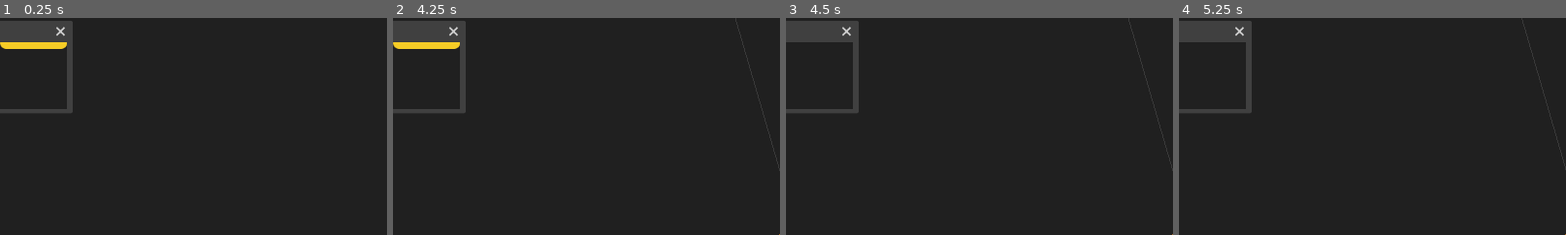
Above: before the commit, frames 1-4 (left to right).
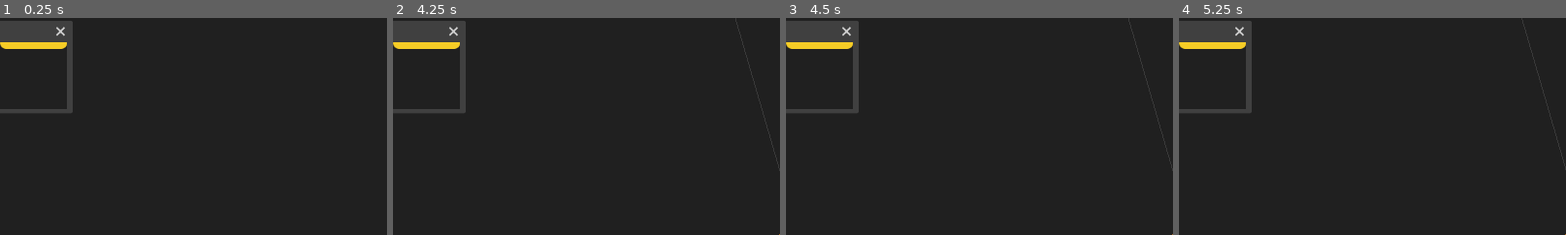
Above: after the commit, the same moments.

Repository: Y-o-p/gizmo
Game: Godot game, scene res://scenes/main.tscn
The game is run twice, just before and just after one commit, with the same random seed, the same clock (stepped at 60 frames per second) and the same inputs.
Inputs (mouse positions are % of the whole screen's width and height, from its top left):
- Up to frame 1 (0.25 s): no input
- Up to frame 2 (4.25 s): tap Enter at 0.5, 2, 3.5 s; move the mouse to (72, 45) at 0.52 s; hold Up (ui_up) 0.53-1.28 s; hold M (macro) 0.53-1.28 s; click (72, 45) at 0.67 s; tap Space (swap_projection) at 1.25, 2.75 s; move the mouse to (30, 55) at 1.27 s; hold Down (ui_down) 1.28-2.03 s; tap M (macro) at 1.35, 2.3, 3.05, 3.8 s; move the mouse to (60, 28) at 2.02 s; hold Middle mouse button (rotate_mode) 2.03-2.78 s; hold Up (ui_up) 2.03-3.53 s; move the mouse to (49, 52) at 2.77 s; click (49, 52) at 2.85 s; move the mouse to (80, 65) at 3.52 s; hold Down (ui_down) from 3.53 s (still down); hold Space (swap_projection) from 3.53 s (still down)
- Up to frame 3 (4.5 s): keep holding Down (ui_down); move the mouse to (20, 35) at 4.27 s; release Space (swap_projection) at 4.28 s; tap Z (undo_command) at 4.35 s
- Up to frame 4 (5.25 s): keep holding Down (ui_down); tap M (macro) at 4.55 s; move the mouse to (55, 50) at 5.02 s; hold M (macro) from 5.03 s (still down); tap Mouse wheel up (zoom_in) at 5.1 s; click (55, 50) at 5.17 s
The pictures show only the part of the screen within x 0-50%, y 0-50%; the shares and areas given below are measured in that part.

Frames 1-2 are identical in both runs. In frame 3, 0.5% of the frame differs, in the area x 0-18%, y 11-15%; in frame 4, 0.5%.

Commit message:
[#27] Can now insert a node in the command stack.

Diff:
--- a/gizmo/scripts/command.gd
+++ b/gizmo/scripts/command.gd
@@ -10,6 +10,7 @@
 
 var stack: CommandStack = preload("res://resources/cube.tres")
 var commands: Array = []
+var finish_line: int = 1
 var macro_recording = null
 
 @onready var KEY_TO_COMMAND: Dictionary = _get_event_to_command_dict()
@@ -40,6 +41,9 @@
 
 			if command.call() is String:
 				break
+
+	finish_line = max(1, min(finish_line, commands.size()))
+	print(finish_line)
 
 
 func load_command_stack(command_stack: CommandStack):
@@ -302,6 +306,10 @@
 			)
 		elif macro_recording == null:
 			macro_recording = PackedStringArray([])
+	elif event.is_action_pressed("ui_up"):
+		finish_line = max(finish_line - 1, 1)
+	elif event.is_action_pressed("ui_down"):
+		finish_line = min(finish_line + 1, commands.size())
 	else:
 		_command_input(event)
 
@@ -325,20 +333,22 @@
 					invalid_command.emit(result)
 					return
 
-				#if macro_recording is PackedStringArray:
-					#macro_recording.append(command_as_string)
-				stack.commands.append(CommandStack.CommandResource.from_callable(callable))
-				commands.append(callable)
-				command_completed.emit(commands.size() - 1),
+				_completed_command(callable),
 			self.call(command_name + "_arg_types")
 		)
 	else:
 		callable.call()
-		if macro_recording is PackedStringArray:
-			macro_recording.append(command_name)
-		stack.commands.append(CommandStack.CommandResource.from_callable(callable))
-		commands.append(callable)
-		command_completed.emit(commands.size() - 1)
+		_completed_command(callable)
+
+
+func _completed_command(command: Callable):
+	if macro_recording is PackedStringArray:
+		macro_recording.append(command.get_method())
+	stack.commands.insert(finish_line - 1, CommandStack.CommandResource.from_callable(command))
+	commands.insert(finish_line - 1, command)
+	command_completed.emit(finish_line - 1)
+	finish_line += 1
+
 
 
 func _wrapping_slice(array: Variant, start: int, end: int):
--- a/gizmo/scripts/command_stack_container.gd
+++ b/gizmo/scripts/command_stack_container.gd
@@ -7,8 +7,17 @@
 	User.command.command_completed.connect.call_deferred(_on_command_completed)
 	User.command.commands_refreshed.connect.call_deferred(_on_commands_refreshed)
 
+
+func _process(delta: float) -> void:
+	move_child(finish_line, User.command.finish_line)
+
+
 func _on_commands_refreshed():
 	for child in get_children():
+		if child == finish_line:
+			continue
+
+		remove_child(child)
 		child.queue_free()
 
 	for idx in range(User.command.commands.size()):
@@ -17,7 +26,6 @@
 
 func _on_command_completed(command_idx: int):
 	add_child(construct_command_node(command_idx))
-	move_child(finish_line, -1)
 
 
 func construct_command_node(command_idx: int):
